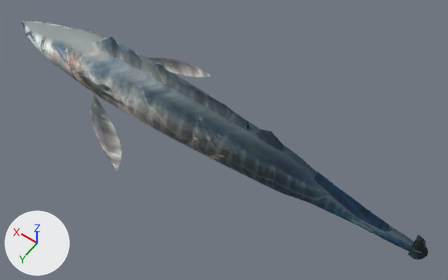
One commit to the glTF model public/aqua/models/fish/juv_wahoo.glb: the scene before it, then after it.
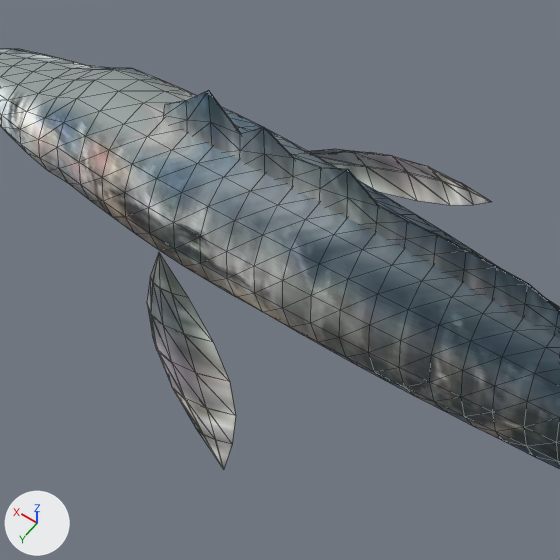
There are two pictures of each version: one whole from a 50 mm lens placed at (6929.546, 1.228, 497.168), pointed at (6930.42, 0.004, 495.246), one close up on the part from 8% to 53% of the width and 2% to 73% of the height. The lights are fixed; the arrows at lower left show +X, +Y and +Z. The last two pictures show the newer version. The close-ups show mesh edges as thin lines. Vertices at exactly the same position are counted once.

In view in the first close-up: 'juv_wahoo'.
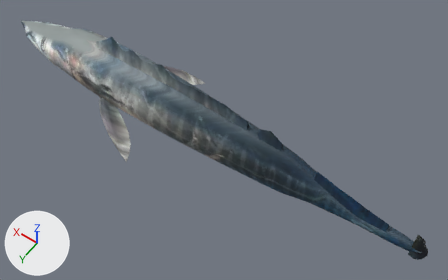
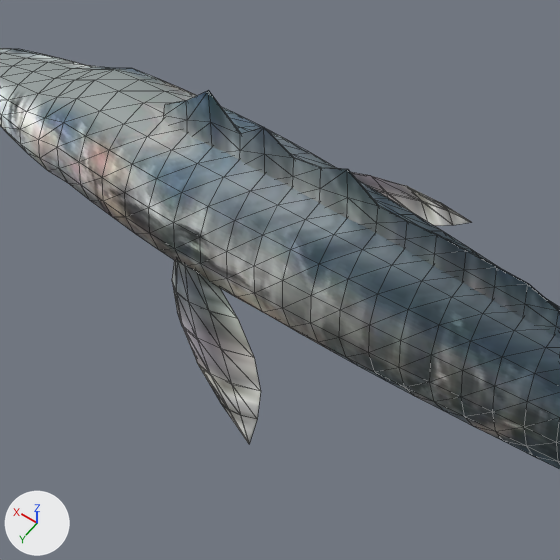
Location of each change, [x1, y1, x2, y2] in pixels of the close-ups (560 x 560 px; the box of a moved part takes in the faces that stretch with it):
part 1 of me_juv_wahoo, moved or reshaped
    before: [147, 253, 236, 469]
    after: [172, 260, 261, 444]
part 2 of me_juv_wahoo, moved or reshaped
    before: [308, 149, 491, 205]
    after: [351, 172, 471, 226]

The change in detail:
me_juv_wahoo is used by ob_juv_wahoo; location (0.0, 0.0, 0.0).
me_juv_wahoo had 886 vertices, 1674 faces and spanned x 6929.56..6931.56, y -0.32..0.32, z 495.13..495.5.
me_juv_wahoo now has 886 vertices, 1674 faces and spans x 6929.56..6931.56, y -0.27..0.27, z 495.13..495.5.
me_juv_wahoo part 1: the loose piece of 42 vertices spanning x 6930.71..6931.0, y 0.12..0.32, z 495.15..495.24 is moved by (0.0, -0.05, 0.0).
me_juv_wahoo part 2: the loose piece of 42 vertices spanning x 6930.71..6931.0, y -0.32..-0.12, z 495.15..495.24 is moved by (0.0, 0.05, 0.0).
